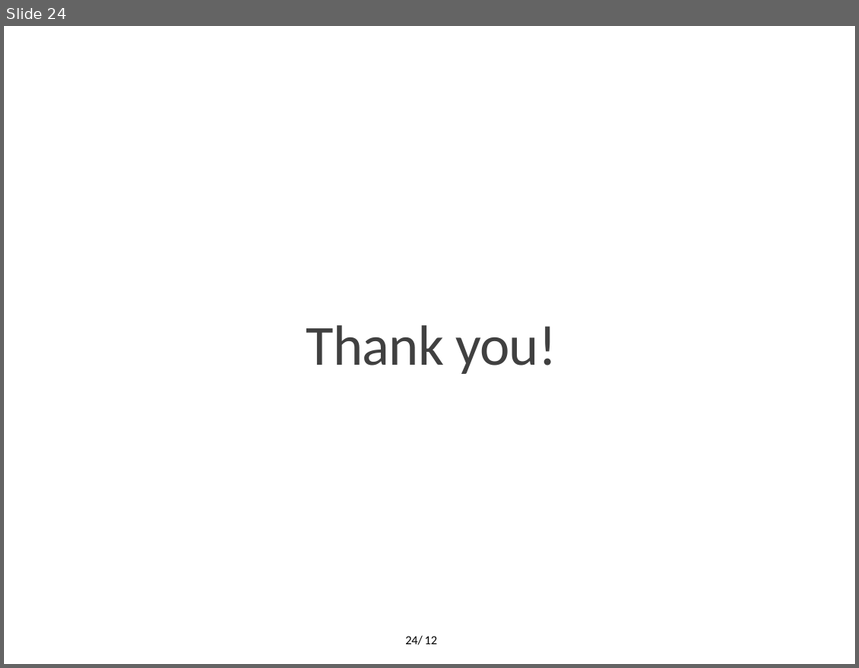
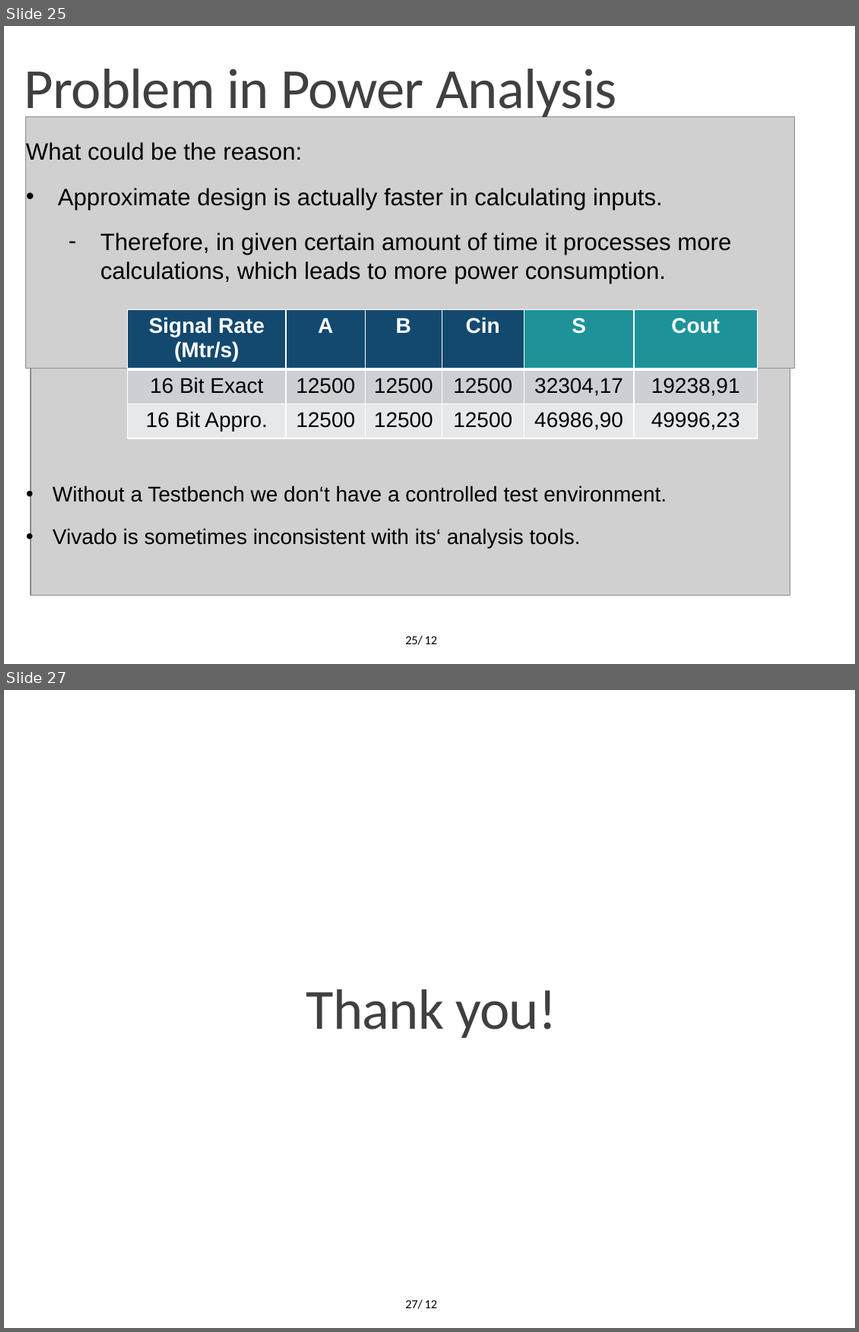
Before and after one commit to OrionLightning/Approximate-Circuit, a slide deck: Presentation Slides/Second Midterm (11-01-2022)/Midterm 11-01-2022.pptx. Shown one above the other, each under a label of ours: slide 24 before the commit, slides 25 and 27 after it; the slides between them are not shown. The pictures are 859x668 and 859x1332 pixels, drawn with LibreOffice and Linux fonts; fonts in the diff are those of the drawing; grey boxes stand for pictures; background and template pictures are left out. Boxes give left, top, right and bottom in pixels: in the first picture for what was removed or moved away, otherwise in the second. Text is boxed around its words. In the diff, an @@ line names an element or a change of style, - is before the commit and + after.

```diff
--- a/Presentation Slides/Second Midterm (11-01-2022)/Midterm 11-01-2022.pptx
+++ b/Presentation Slides/Second Midterm (11-01-2022)/Midterm 11-01-2022.pptx
@@ slide 25 added at [4,26,855,664], background #FFFFFF; not listed: 1 template element that a slide beside it also shows @@
@@ text added at [25,69,617,121], 48 pt, text #404040 @@
+Problem in Power Analysis
@@ picture added at [25,116,794,368] @@
@@ text added at [26,142,731,548], 20 pt, text #000000 @@
+What could be the reason:
+• Approximate design is actually faster in calculating inputs.
+  – Therefore, in given certain amount of time it processes more calculations, which leads to more power consumption.
+• Without a Testbench we don‘t have a controlled test environment.
+• Vivado is sometimes inconsistent with its‘ analysis tools.
@@ table added at [127,310,756,439], 3 rows, 6 columns @@
+Signal Rate (Mtr/s) | A | B | Cin | S | Cout
+16 Bit Exact | 12500 | 12500 | 12500 | 32304,17 | 19238,91
+16 Bit Appro. | 12500 | 12500 | 12500 | 46986,90 | 49996,23
@@ picture added at [31,344,790,595] @@
@@ page number added at [405,636,423,645], 10.5 pt, text #000000 @@
+25/
@@ what was slide 24 is now slide 27 @@
@@ page number at [405,1300,423,1309]: text changed @@
-24/
+27/
```
Also in this commit, not shown: 4 slides changed, 3 other slides added, 1 slide removed.
